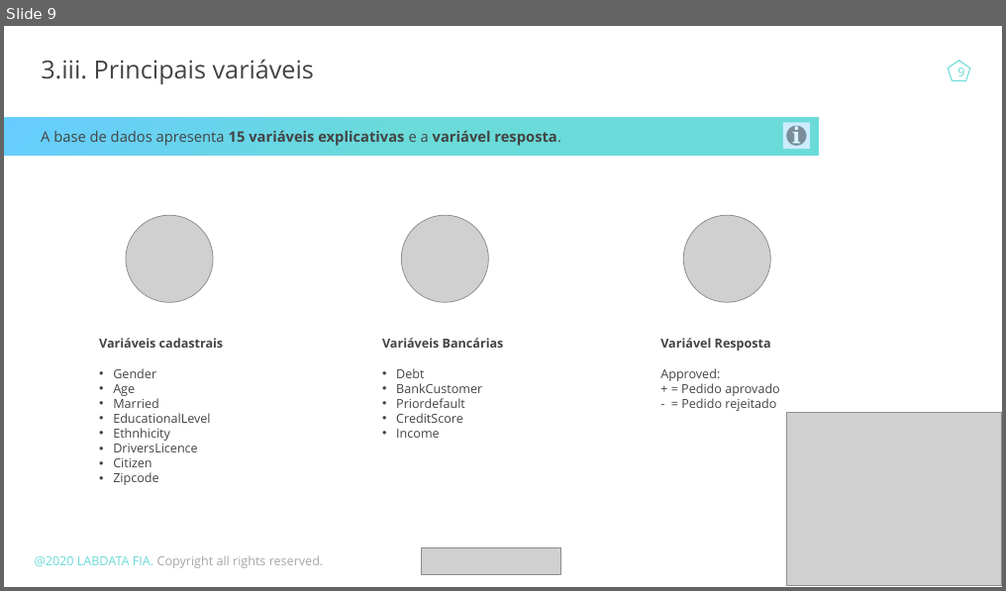
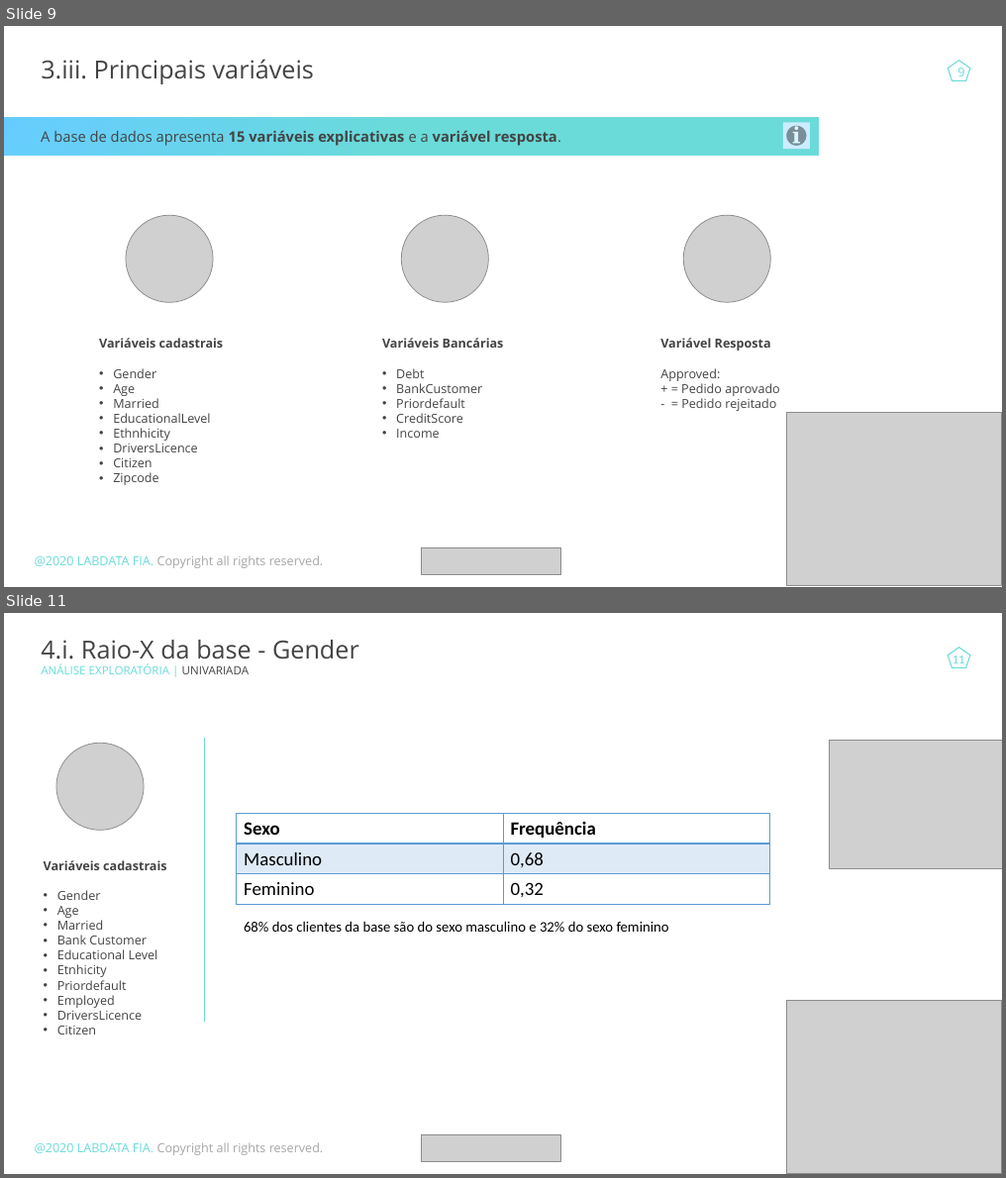
Before and after one commit to DaniloBenjamin/Credit_Card_Approval, a slide deck: ppt/TCC_v1.pptx. Shown one above the other, each under a label of ours: slide 9 before the commit, slides 9 and 11 after it; the slides between them are not shown. The pictures are 1006x591 and 1006x1178 pixels, drawn with LibreOffice and Linux fonts; fonts in the diff are those of the drawing; grey boxes stand for pictures. Boxes give left, top, right and bottom in pixels: in the first picture for what was removed or moved away, otherwise in the second. Text is boxed around its words. In the diff, an @@ line names an element or a change of style, - is before the commit and + after.

```diff
--- a/ppt/TCC_v1.pptx
+++ b/ppt/TCC_v1.pptx
@@ slide 11 added at [4,613,1002,1174], background #FFFFFF @@
@@ text added at [41,640,359,674], 11 pt, text #434343 @@
+4.i. Raio-X da base - Gender
+ANÁLISE EXPLORATÓRIA | UNIVARIADA
@@ pentagon added at [948,648,970,668], outline #6ADBD9 1 pt @@
@@ page number added at [952,656,965,663], 12 pt, text #6ADBD9 @@
+11
@@ picture added at [56,743,144,830] @@
@@ line added from (205, 738) to (205, 1023), #6ADBD9 0.5 pt @@
@@ picture added at [830,740,1002,869] @@
@@ table added at [236,814,769,903], 3 rows, 2 columns @@
+Sexo | Frequência
+Masculino | 0,68
+Feminino | 0,32
@@ text added at [44,861,166,1035], 12 pt, text #434343 @@
+Variáveis cadastrais
+• Gender
+• Age
+• Married
+• Bank Customer
+• Educational Level
+• Etnhicity
+• Priordefault
+• Employed
+• DriversLicence
+• Citizen
@@ text added at [244,921,669,932], 14 pt, text #000000 @@
+68% dos clientes da base são do sexo masculino e 32% do sexo feminino
@@ picture added at [786,1001,1001,1173] @@
@@ text added at [35,1143,324,1156], 12 pt, text #A6A6A6 @@
+@2020 LABDATA FIA. Copyright all rights reserved.
@@ picture added at [421,1136,561,1162] @@
```
Also in this commit, not shown: 2 slides changed, 23 other slides added, 1 other file.
